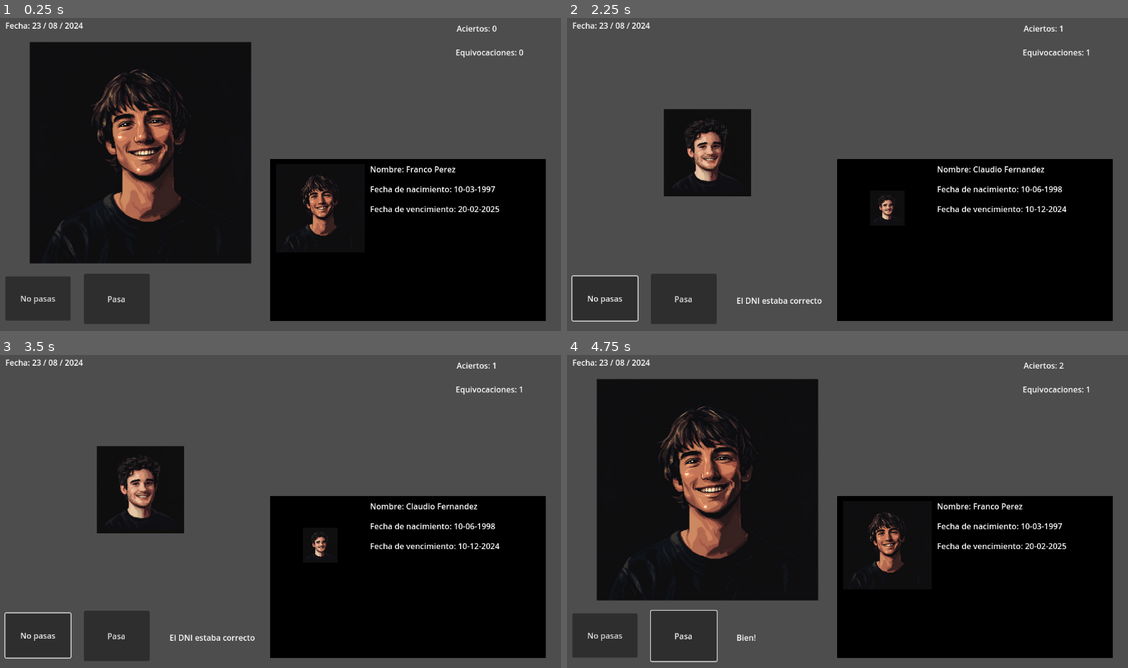
Above: before the commit, frames 1-4 (two rows, left to right).
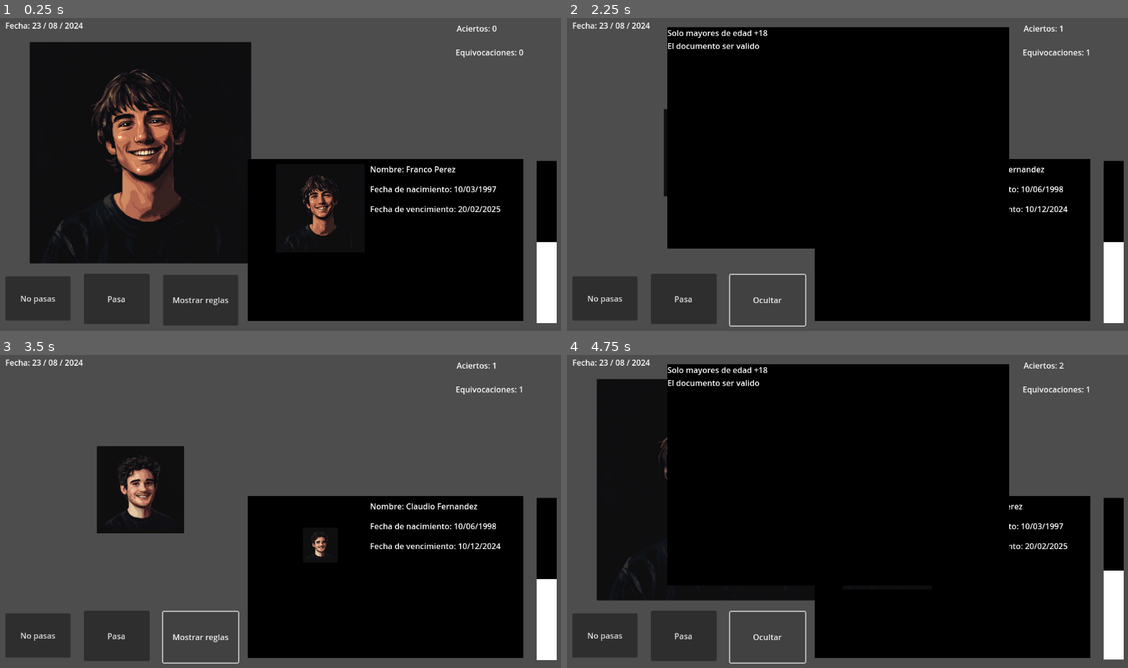
Above: after the commit, the same moments.

Repository: joacoague15/dni-en-mano
Game: Godot game, scene res://main_scene.tscn
Two runs of this game, one before a commit and one after it. Both use one fixed random seed, a clock stepped at 60 frames per second and the inputs below.
Inputs (mouse positions are in pixels of both pictures, inside the frame that each line leads up to):
- Up to frame 1 (0.25 s): no input
- Up to frame 2 (2.25 s): click "Pasa" at 0.5 s; click "No pasas" at 1.25 s; click (768, 299) at 2 s, where only the run after the commit has a clickable "Mostrar reglas"
- Up to frame 3 (3.5 s): click (201, 636) at 2.75 s, where only the run after the commit has a clickable "Ocultar"
- Up to frame 4 (4.75 s): click "Pasa" at 3.5 s; click (768, 636) at 4.25 s, where only the run after the commit has a clickable "Mostrar reglas"

The runs differ from the first frame. In frame 1, 6.8% of the frame differs, in the area x 29-100%, y 45-99%; in frame 2, 36%, in the area x 0-100%, y 2-99%; in frame 3, 5.5%; in frame 4, 27%.

Commit message:
Added vertical bar and rules display

Diff:
--- a/character_random_selector.gd
+++ b/character_random_selector.gd
@@ -4,18 +4,21 @@
 @onready var correct_label = $CorrectCharacterLabel
 @onready var incorrect_label = $IncorrectCharacterLabel
 @onready var result_label = $ResultLabel
+@onready var rules_label = $RulesLabel
+@onready var show_rules_button = $ShowRulesButton
+@onready var vertical_bar = $VerticalBar
 
 var persons = [
-	{"name": "Camila", "image": preload("res://characterImages/camila.webp"), "problem": "due_date", "dni": {"name": "Camila Gutierrez", "born_date": "15-01-1990", "due_date": "10-05-2024", "document_photo": preload("res://characterImages/camila.webp")}},
-	{"name": "Franco", "image": preload("res://characterImages/franco.webp"), "problem": null, "dni": {"name": "Franco Perez", "born_date": "10-03-1997", "due_date": "20-02-2025", "document_photo": preload("res://characterImages/franco.webp")}},
-	{"name": "Victoria", "image": preload("res://characterImages/victoria.webp"), "problem": null, "dni": {"name": "Victoria Ramirez", "born_date": "25-07-1995", "due_date": "01-12-2028", "document_photo": preload("res://characterImages/victoria.webp")}},
-	{"name": "Juan", "image": preload("res://characterImages/juan.webp"), "problem": "born_date", "dni": {"name": "Juan Ramirez", "born_date": "25-07-2008", "due_date": "05-05-2030", "document_photo": preload("res://characterImages/juan.webp")}},
-	{"name": "Lucas", "image": preload("res://characterImages/lucas.webp"), "problem": "due_date", "dni": {"name": "Lucas Vitz", "born_date": "13-11-1997", "due_date": "14-03-2024", "document_photo": preload("res://characterImages/lucas.webp")}},
-	{"name": "Rosa", "image": preload("res://characterImages/rosa.webp"), "problem": null, "dni": {"name": "Rosa Yung", "born_date": "20-07-1995", "due_date": "10-10-2026", "document_photo": preload("res://characterImages/rosa.webp")}},
-	{"name": "Claudio", "image": preload("res://characterImages/claudio.webp"), "problem": null, "dni": {"name": "Claudio Fernandez", "born_date": "10-06-1998", "due_date": "10-12-2024", "document_photo": preload("res://characterImages/claudio.webp")}},
-	{"name": "Gerardo", "image": preload("res://characterImages/gerardo.webp"), "problem": null, "dni": {"name": "Gerardo Gonzalez", "born_date": "01-05-1999", "due_date": "10-01-2025", "document_photo": preload("res://characterImages/gerardo.webp")}},
-	{"name": "Romina", "image": preload("res://characterImages/romina.webp"), "problem": "due_date", "dni": {"name": "Romina Gomez", "born_date": "01-05-1996", "due_date": "10-07-2024", "document_photo": preload("res://characterImages/romina.webp")}},
-	{"name": "Valentina", "image": preload("res://characterImages/valentina.webp"), "problem": null, "dni": {"name": "Valentina Gomez", "born_date": "01-05-1996", "due_date": "10-07-2025", "document_photo": preload("res://characterImages/valentina.webp")}}
+	{"name": "Camila", "image": preload("res://characterImages/camila.webp"), "problem": "due_date", "dni": {"name": "Camila Gutierrez", "born_date": "15/01/1990", "due_date": "10/05/2024", "document_photo": preload("res://characterImages/camila.webp")}},
+	{"name": "Franco", "image": preload("res://characterImages/franco.webp"), "problem": null, "dni": {"name": "Franco Perez", "born_date": "10/03/1997", "due_date": "20/02/2025", "document_photo": preload("res://characterImages/franco.webp")}},
+	{"name": "Victoria", "image": preload("res://characterImages/victoria.webp"), "problem": null, "dni": {"name": "Victoria Ramirez", "born_date": "25/07/1995", "due_date": "01/12/2028", "document_photo": preload("res://characterImages/victoria.webp")}},
+	{"name": "Juan", "image": preload("res://characterImages/juan.webp"), "problem": "born_date", "dni": {"name": "Juan Ramirez", "born_date": "25/07/2008", "due_date": "05/05/2030", "document_photo": preload("res://characterImages/juan.webp")}},
+	{"name": "Lucas", "image": preload("res://characterImages/lucas.webp"), "problem": "due_date", "dni": {"name": "Lucas Vitz", "born_date": "13/11/1997", "due_date": "14/03/2024", "document_photo": preload("res://characterImages/lucas.webp")}},
+	{"name": "Rosa", "image": preload("res://characterImages/rosa.webp"), "problem": null, "dni": {"name": "Rosa Yung", "born_date": "20/07/1995", "due_date": "10/10/2026", "document_photo": preload("res://characterImages/rosa.webp")}},
+	{"name": "Claudio", "image": preload("res://characterImages/claudio.webp"), "problem": null, "dni": {"name": "Claudio Fernandez", "born_date": "10/06/1998", "due_date": "10/12/2024", "document_photo": preload("res://characterImages/claudio.webp")}},
+	{"name": "Gerardo", "image": preload("res://characterImages/gerardo.webp"), "problem": null, "dni": {"name": "Gerardo Gonzalez", "born_date": "01/05/1999", "due_date": "10/01/2025", "document_photo": preload("res://characterImages/gerardo.webp")}},
+	{"name": "Romina", "image": preload("res://characterImages/romina.webp"), "problem": "due_date", "dni": {"name": "Romina Gomez", "born_date": "01/05/1996", "due_date": "10/07/2024", "document_photo": preload("res://characterImages/romina.webp")}},
+	{"name": "Valentina", "image": preload("res://characterImages/valentina.webp"), "problem": null, "dni": {"name": "Valentina Gomez", "born_date": "01/05/1996", "due_date": "10/07/2025", "document_photo": preload("res://characterImages/valentina.webp")}}
 ]
 
 var current_videogame_date = "23-08-2024"
@@ -29,6 +32,8 @@
 func _ready():
 	select_random_person()
 	update_correct_incorrect_count()
+	apply_rules()
+	vertical_bar.value = 0
 
 func select_random_person():
 	if persons.size() == 0:
@@ -73,6 +78,7 @@
 	select_random_person()
 
 func handle_accept_reject(problem, wasAccepted):
+	var correct_choice = false
 	var result_message = ""
 	if problem in ["due_date", "born_date"]:
 		if wasAccepted:
@@ -81,6 +87,7 @@
 		else:
 			result_message = "Correcto!"
 			correct_characters += 1
+			correct_choice = true
 	else:
 		if not problem and not wasAccepted:
 			result_message = "El DNI estaba correcto"
@@ -88,5 +95,34 @@
 		elif not problem and wasAccepted:
 			result_message = "Bien!"
 			correct_characters += 1
+			correct_choice = true
 	update_correct_incorrect_count()
 	update_result_message(result_message)
+	handle_vertical_bar_change(correct_choice)
+
+func apply_rules():
+	var rules = [
+		"Solo mayores de edad +18",
+		"El documento ser valido"
+	]
+
+	var rules_text = ""
+	for rule in rules:
+		rules_text += rule + "\n"
+
+	rules_label.text = rules_text
+
+
+
+func _on_show_rules_button_pressed():
+	rules_label.visible = not rules_label.visible
+	if rules_label.visible:
+		show_rules_button.text = "Ocultar"
+	else:
+		show_rules_button.text = "Mostrar reglas"
+
+func handle_vertical_bar_change(correct_choice):
+	if correct_choice:
+		vertical_bar.value += 10
+	else:
+		vertical_bar.value -= 10
--- a/main_scene.tscn
+++ b/main_scene.tscn
@@ -1,7 +1,16 @@
-[gd_scene load_steps=3 format=3 uid="uid://b5aa8bbwpr8mm"]
+[gd_scene load_steps=6 format=3 uid="uid://b5aa8bbwpr8mm"]
 
 [ext_resource type="Script" path="res://character_random_selector.gd" id="1_3f8pj"]
 [ext_resource type="Script" path="res://dni_information.gd" id="2_m835h"]
+
+[sub_resource type="StyleBoxFlat" id="StyleBoxFlat_f1eb6"]
+bg_color = Color(0, 0, 0, 1)
+
+[sub_resource type="StyleBoxFlat" id="StyleBoxFlat_0e6sb"]
+bg_color = Color(0, 0, 0, 1)
+
+[sub_resource type="StyleBoxFlat" id="StyleBoxFlat_60xdp"]
+bg_color = Color(1, 1, 1, 1)
 
 [node name="Character" type="Node2D"]
 position = Vector2(570, 330)
@@ -25,6 +34,13 @@
 offset_bottom = 287.0
 text = "No pasas"
 
+[node name="ShowRulesButton" type="Button" parent="."]
+offset_left = -235.0
+offset_top = 195.0
+offset_right = -84.0
+offset_bottom = 297.0
+text = "Mostrar reglas"
+
 [node name="DNIInformation" type="Control" parent="."]
 layout_mode = 3
 anchors_preset = 0
@@ -37,11 +53,13 @@
 [node name="ColorRect" type="ColorRect" parent="DNIInformation"]
 layout_mode = 1
 anchors_preset = -1
-anchor_right = 1.0
+anchor_left = -0.083
+anchor_top = 0.003
+anchor_right = 0.917
 anchor_bottom = 1.0
-offset_left = -1.0
-offset_top = 1.0
-offset_right = -1.0
+offset_left = -0.0179977
+offset_top = 0.022
+offset_right = -0.0180359
 offset_bottom = 1.0
 color = Color(0, 0, 0, 1)
 
@@ -83,10 +101,11 @@
 offset_bottom = -241.0
 
 [node name="ResultLabel" type="Label" parent="."]
-offset_left = -222.0
-offset_top = 235.0
-offset_right = -182.0
-offset_bottom = 258.0
+visible = false
+offset_left = 211.0
+offset_top = -297.0
+offset_right = 251.0
+offset_bottom = -274.0
 
 [node name="CurrentDateLabel" type="Label" parent="."]
 offset_left = -552.0
@@ -95,5 +114,25 @@
 offset_bottom = -295.0
 text = "Fecha: 23 / 08 / 2024"
 
+[node name="RulesLabel" type="Label" parent="."]
+visible = false
+offset_left = -361.0
+offset_top = -303.0
+offset_right = 326.0
+offset_bottom = 142.0
+theme_override_styles/normal = SubResource("StyleBoxFlat_f1eb6")
+
+[node name="VerticalBar" type="ProgressBar" parent="."]
+offset_left = 516.0
+offset_top = -34.0
+offset_right = 556.0
+offset_bottom = 291.0
+theme_override_styles/background = SubResource("StyleBoxFlat_0e6sb")
+theme_override_styles/fill = SubResource("StyleBoxFlat_60xdp")
+min_value = -100.0
+fill_mode = 3
+show_percentage = false
+
 [connection signal="pressed" from="AcceptButton" to="." method="_on_accept_button_pressed"]
 [connection signal="pressed" from="RejectButton" to="." method="_on_reject_button_pressed"]
+[connection signal="pressed" from="ShowRulesButton" to="." method="_on_show_rules_button_pressed"]
